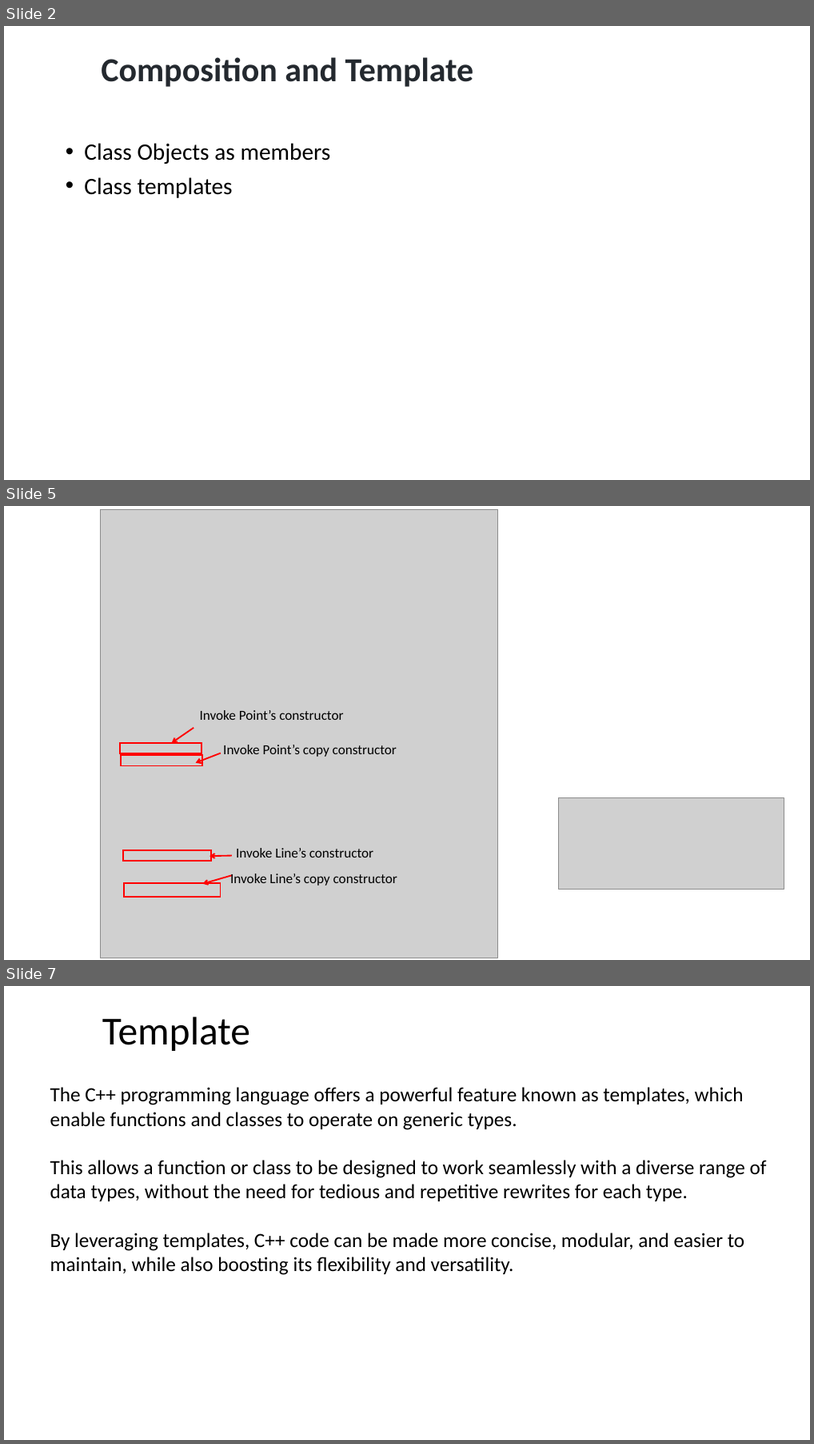
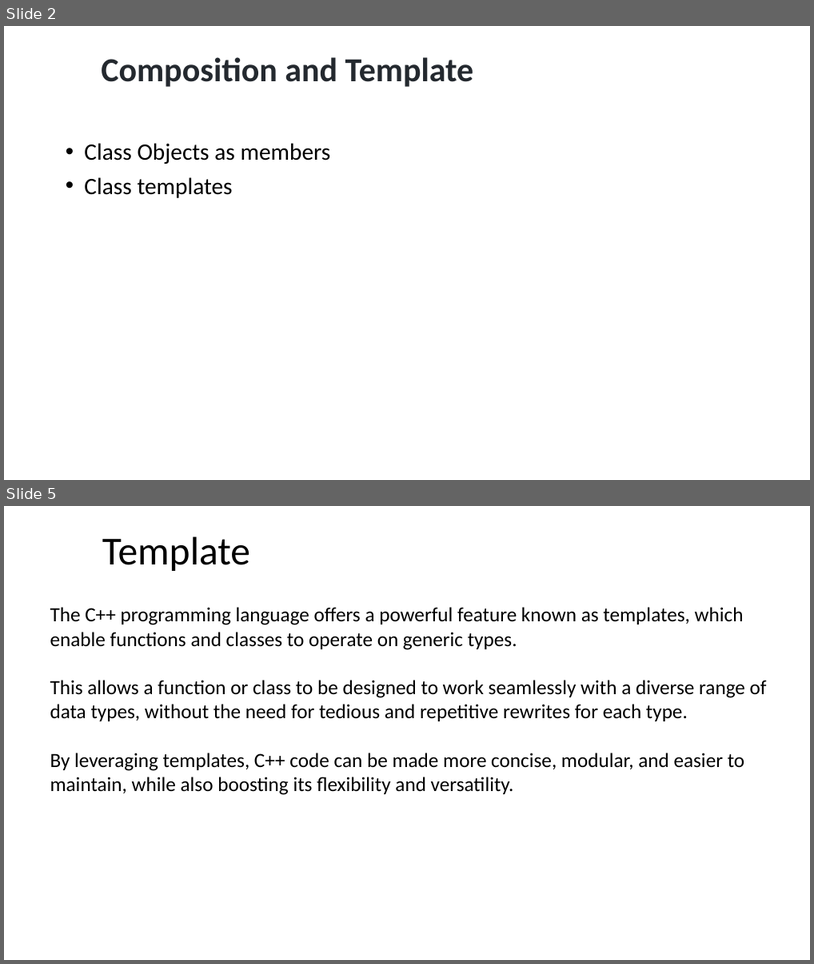
Before and after one commit to ShiqiYu/CPP, a slide deck: week13/Lab13.pptx. Shown one above the other, each under a label of ours: slides 2, 5 and 7 before the commit, slides 2 and 5 after it; the slides between them are not shown. The pictures are 814x1444 and 814x964 pixels, drawn with LibreOffice and Linux fonts; fonts in the diff are those of the drawing; grey boxes stand for pictures; background and template pictures are left out. Boxes give left, top, right and bottom in pixels: in the first picture for what was removed or moved away, otherwise in the second. Text is boxed around its words. In the diff, an @@ line names an element or a change of style, - is before the commit and + after.

```diff
--- a/week13/Lab13.pptx
+++ b/week13/Lab13.pptx
@@ slide 5 removed at bbox=[4, 506, 810, 960], background #FFFFFF @@
@@ picture removed at bbox=[100, 510, 498, 957] @@
@@ text removed at bbox=[200, 710, 343, 720] @@
-Invoke Point’s constructor
@@ rectangle removed at bbox=[119, 743, 202, 753] @@
@@ arrow removed from (194, 728) to (171, 743) @@
@@ text removed at bbox=[223, 744, 397, 756] @@
-Invoke Point’s copy constructor
@@ rectangle removed at bbox=[121, 756, 202, 766] @@
@@ arrow removed from (221, 753) to (196, 763) @@
@@ picture removed at bbox=[558, 797, 784, 888] @@
@@ rectangle removed at bbox=[123, 850, 211, 861] @@
@@ arrow removed from (232, 855) to (210, 856) @@
@@ text removed at bbox=[236, 848, 374, 857] @@
-Invoke Line’s constructor
@@ rectangle removed at bbox=[124, 884, 221, 896] @@
@@ arrow removed from (232, 875) to (203, 884) @@
@@ text removed at bbox=[230, 873, 398, 885] @@
-Invoke Line’s copy constructor
@@ what was slide 7 is now slide 5 @@
```
Also in this commit, not shown: 5 slides changed, 1 slide added, 2 other slides removed, 1 other file.
